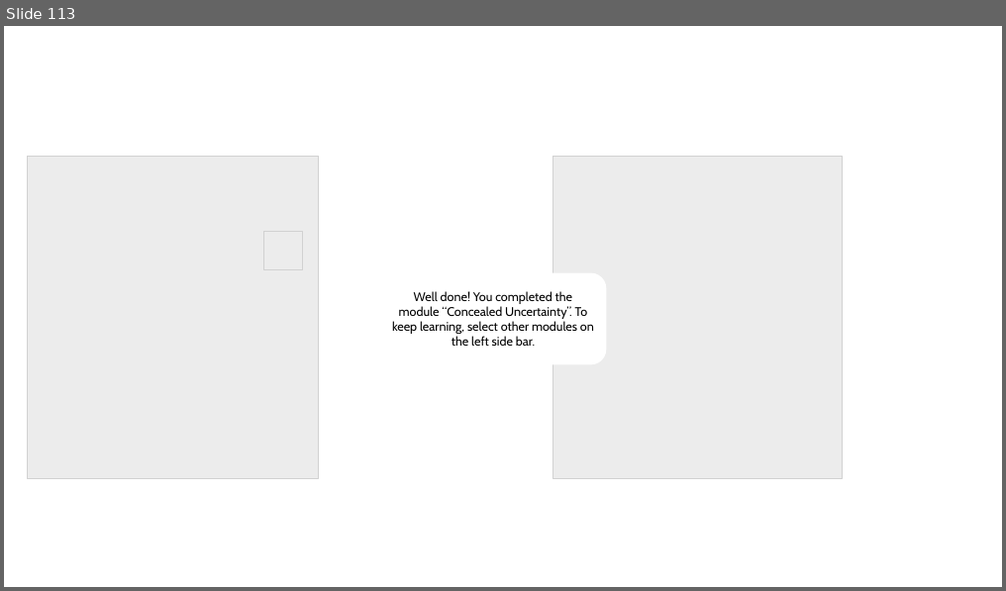
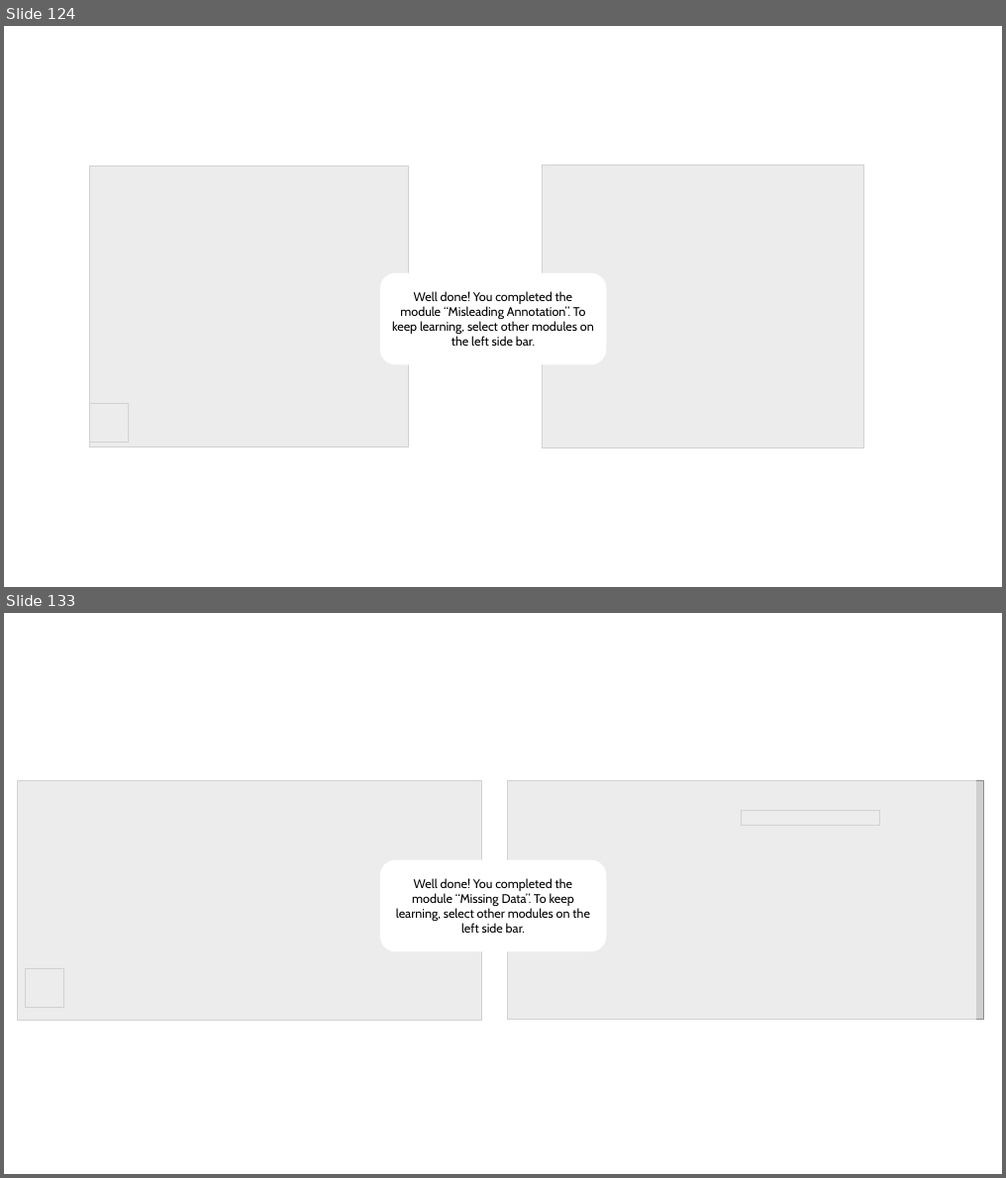
Before and after one commit to marianast97/VisualizationLiteracy, a slide deck: LearningContent/LearningContent.pptx. Shown one above the other, each under a label of ours: slide 113 before the commit, slides 124 and 133 after it; the slides between them are not shown. The pictures are 1006x591 and 1006x1178 pixels, drawn with LibreOffice and Linux fonts; fonts in the diff are those of the drawing; grey boxes stand for pictures. Boxes give left, top, right and bottom in pixels: in the first picture for what was removed or moved away, otherwise in the second. Text is boxed around its words. In the diff, an @@ line names an element or a change of style, - is before the commit and + after.

```diff
--- a/LearningContent/LearningContent.pptx
+++ b/LearningContent/LearningContent.pptx
@@ slide 133 added at [4, 613, 1002, 1174], background #FFFFFF @@
@@ rectangle added at [10, 722, 976, 1075], fill #FFFFFF at 60% opacity @@
@@ picture added at [18, 781, 482, 1020] @@
@@ picture added at [507, 781, 984, 1020] @@
@@ picture added at [742, 811, 880, 826] @@
@@ rounded rectangle added at [380, 861, 607, 953], fill #FFFFFF, 12 pt, text #000000 @@
+Well done! You completed the module “Missing Data”. To keep learning, select other modules on the left side bar.
@@ picture added at [25, 968, 63, 1008] @@
@@ what was slide 113 is now slide 124 @@
@@ slide 124 changed as well @@
@@ picture: place and size @@
-picture at [27, 157, 319, 478]
+picture at [89, 166, 408, 448]
@@ picture: place and size @@
-picture at [552, 157, 842, 478]
+picture at [542, 165, 864, 448]
@@ rounded rectangle "Well done! You completed the ...": place and size @@
-rounded rectangle "Well done! You completed the ..." at [392, 291, 594, 346]
+rounded rectangle "Well done! You completed the ..." at [380, 274, 607, 366]
@@ text in rounded rectangle at [392, 291, 594, 346]: text changed @@
-Well done! You completed the module “Concealed Uncertainty”. To keep learning, select other modules on the left side bar.
+Well done! You completed the module “Misleading Annotation”. To keep learning, select other modules on the left side bar.
@@ picture: place and size @@
-picture at [263, 231, 303, 271]
+picture at [89, 403, 129, 442]
```
Also in this commit, not shown: 72 other slides added, 18 other files.
